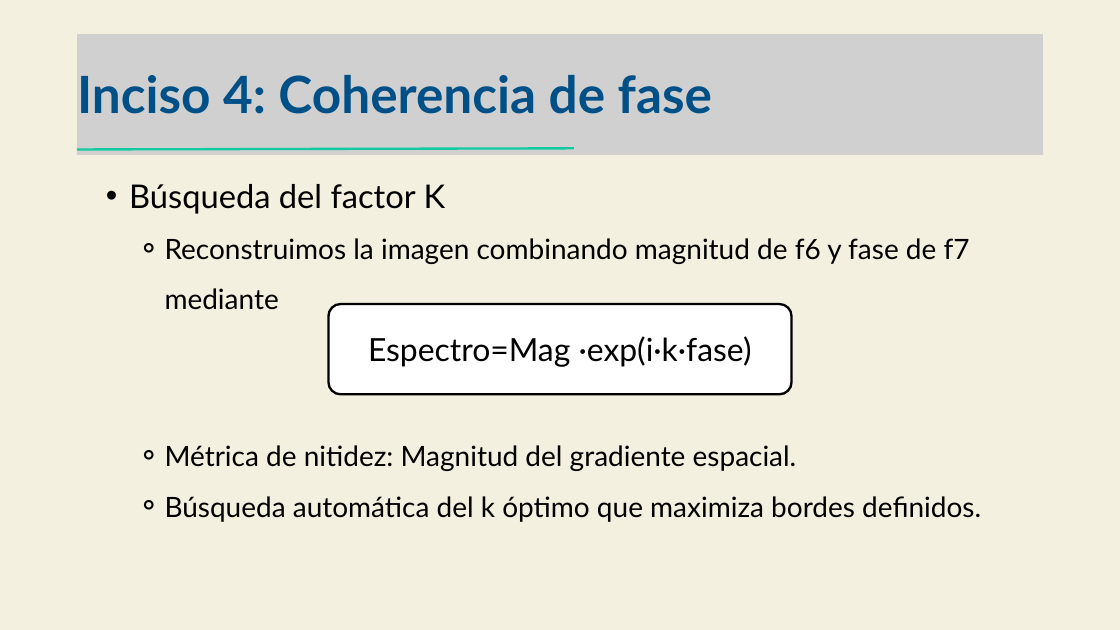
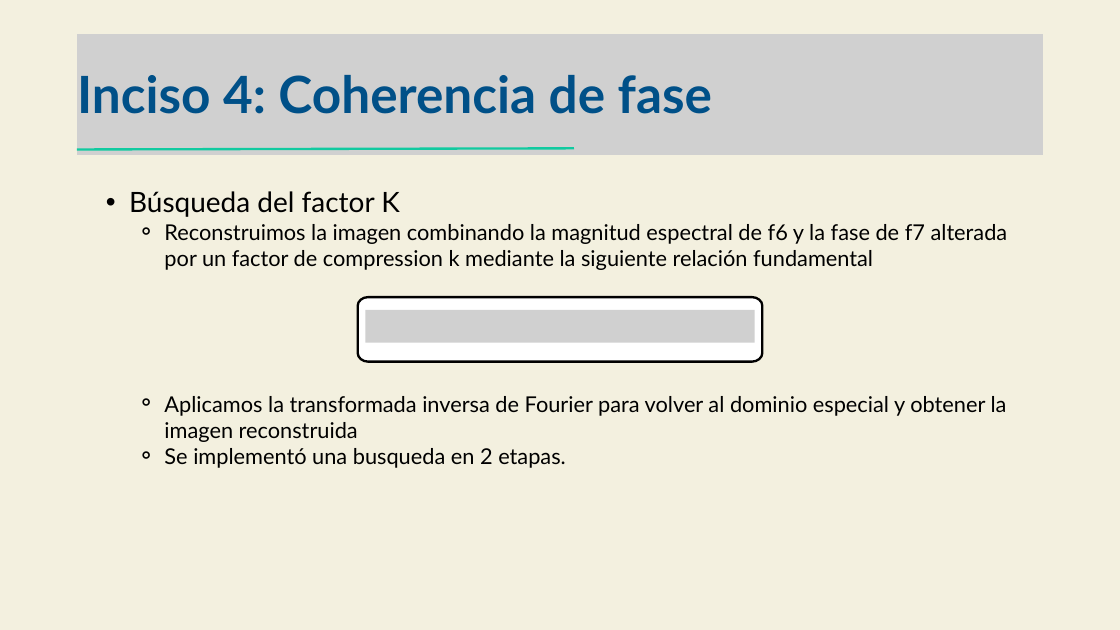
Before and after one commit to pabloDLQ/Analisis-numerico-2026, a slide deck: slide 8 of TP2/Presentación/Trabajo practico 2.pptx. Drawn at 1120x630 pixels with LibreOffice and Linux fonts; fonts in the diff are those of the drawing; grey boxes stand for pictures. Boxes give left, top, right and bottom in pixels: in the first picture for what was removed or moved away, otherwise in the second. Text is boxed around its words. In the diff, an @@ line names an element or a change of style, - is before the commit and + after.

```diff
--- a/TP2/Presentación/Trabajo practico 2.pptx
+++ b/TP2/Presentación/Trabajo practico 2.pptx
@@ text "Búsqueda del factor K": place and size @@
-text "Búsqueda del factor K" at box(129, 184, 981, 522)
+text "Búsqueda del factor K" at box(129, 191, 1008, 468)
@@ text at box(129, 191, 400, 217): size 42 to 36 pt in "Búsqueda del factor K"; line spacing 75.6pt to 1 @@
@@ text at box(164, 224, 1008, 468): text changed; size 36 to 28 pt @@
-    ⚬ Reconstruimos la imagen combinando magnitud de f6 y fase de f7 mediante
-Espectro=Mag ∙exp(i∙k∙fase)
-    ⚬ Métrica de nitidez: Magnitud del gradiente espacial.
-    ⚬ Búsqueda automática del k óptimo que maximiza bordes definidos.
+    ⚬ Reconstruimos la imagen combinando la magnitud espectral de f6 y la fase de f7 alterada por un factor de compression k mediante la siguiente relación fundamental
+    ⚬ Aplicamos la transformada inversa de Fourier para volver al dominio especial y obtener la imagen reconstruida
+    ⚬ Se implementó una busqueda en 2 etapas.
@@ freeform shape: place and size @@
-freeform shape at box(329, 304, 792, 394)
+freeform shape at box(358, 297, 763, 362)
@@ picture added at box(365, 310, 754, 342) @@
@@ text removed at box(368, 336, 752, 367) @@
-Espectro=Mag ∙exp(i∙k∙fase)
```
Also in this commit, not shown: 1 other slide changed, 1 slide added.
